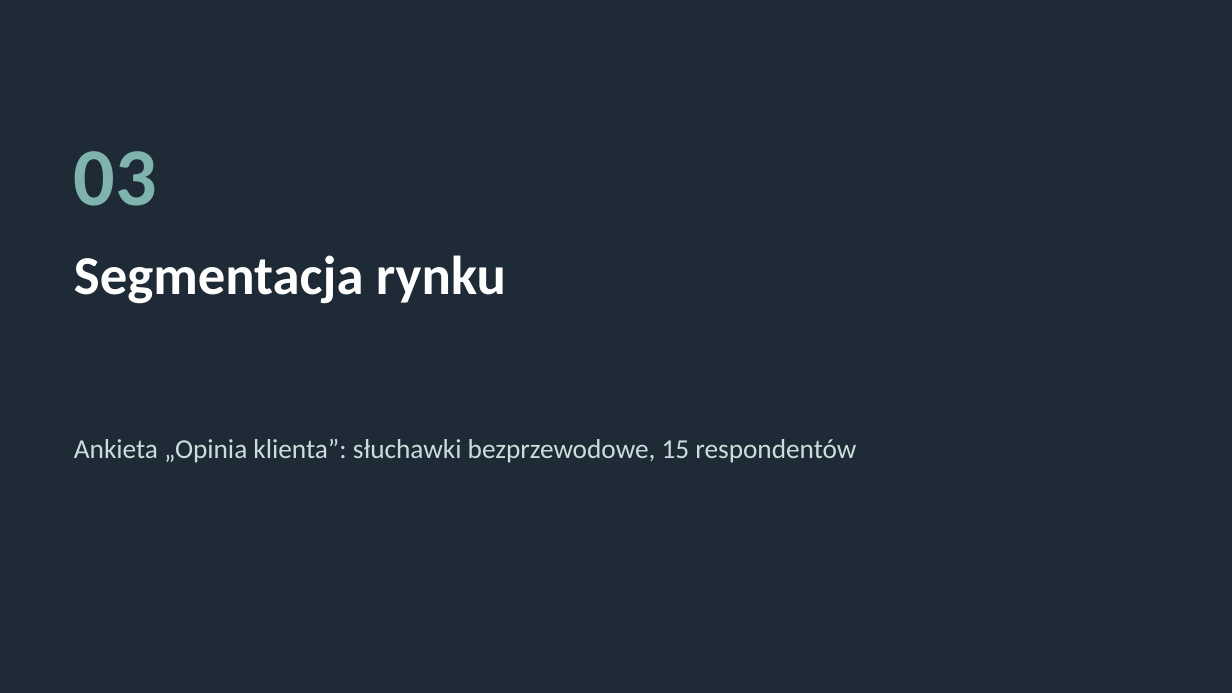
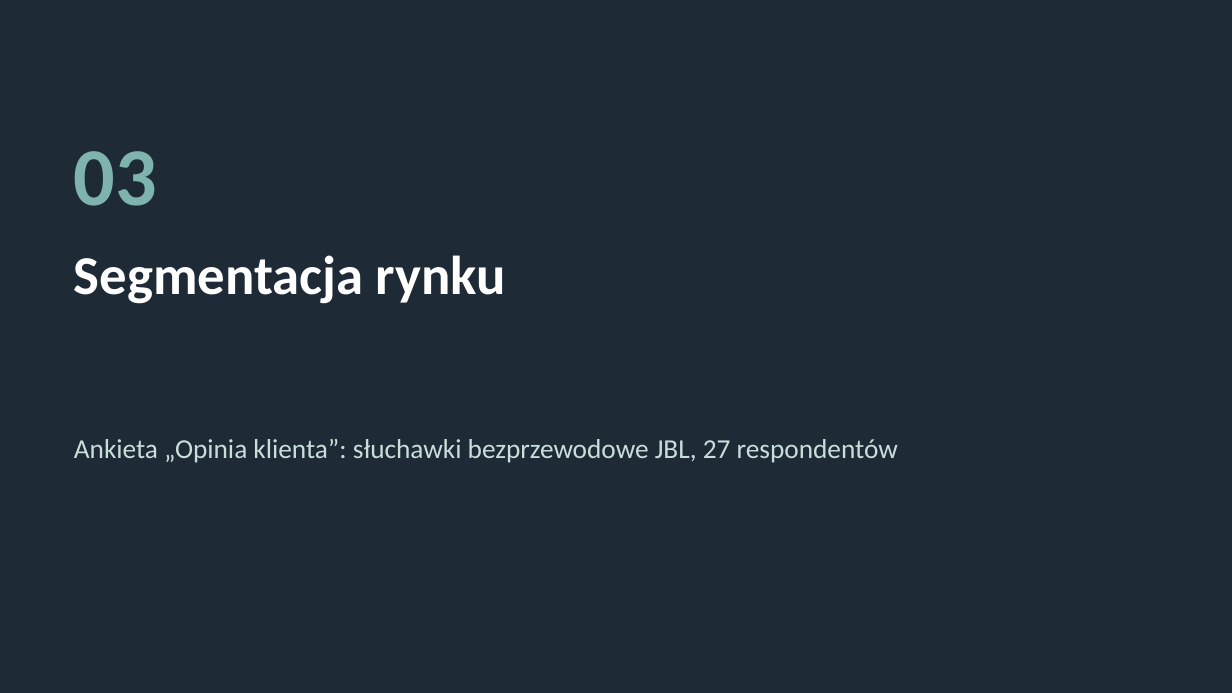
Before and after one commit to ploiu123/praca, a slide deck: slide 20 of prezentacja/Podstawy_analityki_projekty.pptx. Drawn at 1232x693 pixels with LibreOffice and Linux fonts; fonts in the diff are those of the drawing. Boxes give left, top, right and bottom in pixels: in the first picture for what was removed or moved away, otherwise in the second. Text is boxed around its words. In the diff, an @@ line names an element or a change of style, - is before the commit and + after.

```diff
--- a/prezentacja/Podstawy_analityki_projekty.pptx
+++ b/prezentacja/Podstawy_analityki_projekty.pptx
@@ text at (74,439,898,463): text changed @@
-Ankieta „Opinia klienta”: słuchawki bezprzewodowe, 15 respondentów
+Ankieta „Opinia klienta”: słuchawki bezprzewodowe JBL, 27 respondentów
```
Also in this commit, not shown: 11 other slides changed, 1 slide added, 20 other files.
